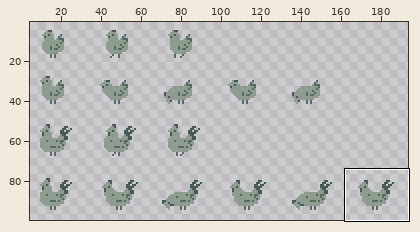
One commit to this sprite sheet: hello-opengl/app/assets/chickens.png. The first picture is a wide view before the edit; the outline marks the close-up.
Close-up. Old version:
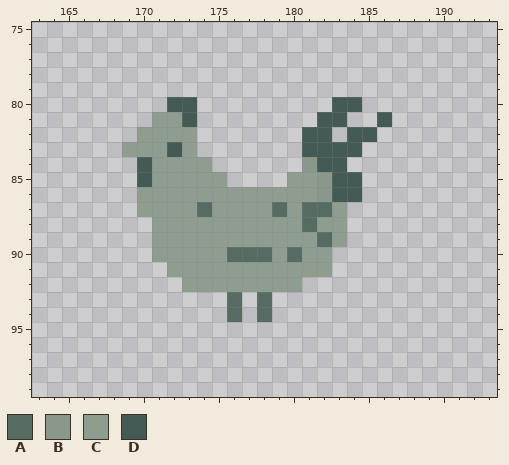
The file is 196x100 pixels. Shown: x 163..193, y 75..99. The wide view leaves out empty margins. The commit also changed other parts of the picture, which this record leaves out.
Palette (. is transparent): A #566c63  B #89988b  C #8f9d90  D #435b54
Pixels before, first column x 169:
80 ...DD.........DD..
81 ..CCD........DD..D
82 .CCCC.......DD.DD.
83 CCCDC.......DDDD..
84 .DCCCC......BDD...
85 .DCCCCC....CCBDD..
86 .CCCCCCCCCCCCBDD..
87 .CCCCACCCCACAAC...
88 ..CCCCCCCCCCACC...
89 ..CCCCCCCCCCCAC...
90 ..CCCCCAAACACC....
91 ...CCCCCCCCCCC....
92 ....CCCCCCCC......
93 .......A.A........
94 .......A.A........
Once edited:
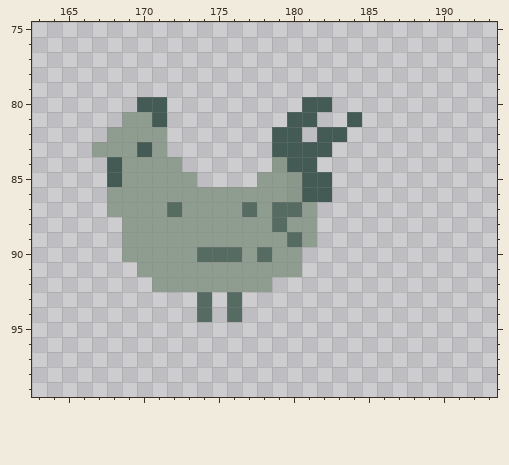
Change:
y 80: x 170..173 ..DD -> DD..; x 181..184 ..DD -> DD..
y 81: x 169..173 ..CCD -> CCD..; x 180..184 ..DD. -> DD..D; x 186 D -> .
y 82: x 168..169 .. -> CC; x 172..173 CC -> ..; x 179..181 ..D -> DD.; x 183..185 .DD -> D..
y 83: x 167..168 .. -> CC; x 170 C -> D; x 172..173 DC -> ..; x 179..180 .. -> DD; x 183..184 DD -> ..
y 84: x 168..170 ..D -> DCC; x 173..174 CC -> ..; x 179..183 ..BDD -> BDD..
y 85: x 168..170 ..D -> DCC; x 174..175 CC -> ..; x 178..184 ..CCBDD -> CCBDD..
y 86: x 168..169 .. -> CC; x 180..184 CCBDD -> BDD..
y 87: x 168..169 .. -> CC; x 172 C -> A; x 174 A -> C; x 177 C -> A; x 180..183 CAAC -> AC..
y 88: x 169..170 .. -> CC; x 179 C -> A; x 181..183 ACC -> C..
y 89: x 169..170 .. -> CC; x 180 C -> A; x 182..183 AC -> ..
y 90: x 169..170 .. -> CC; x 174..175 CC -> AA; x 177 A -> C; x 180..182 ACC -> C..
y 91: x 170..171 .. -> CC; x 181..182 CC -> ..
y 92: x 171..172 .. -> CC; x 179..180 CC -> ..
y 93..94: x 174 . -> A; x 178 A -> .
Boxes around the changes in both close-ups, in picture pixels (x1, y1, x2, y2):
changed: (92, 97, 392, 322)
